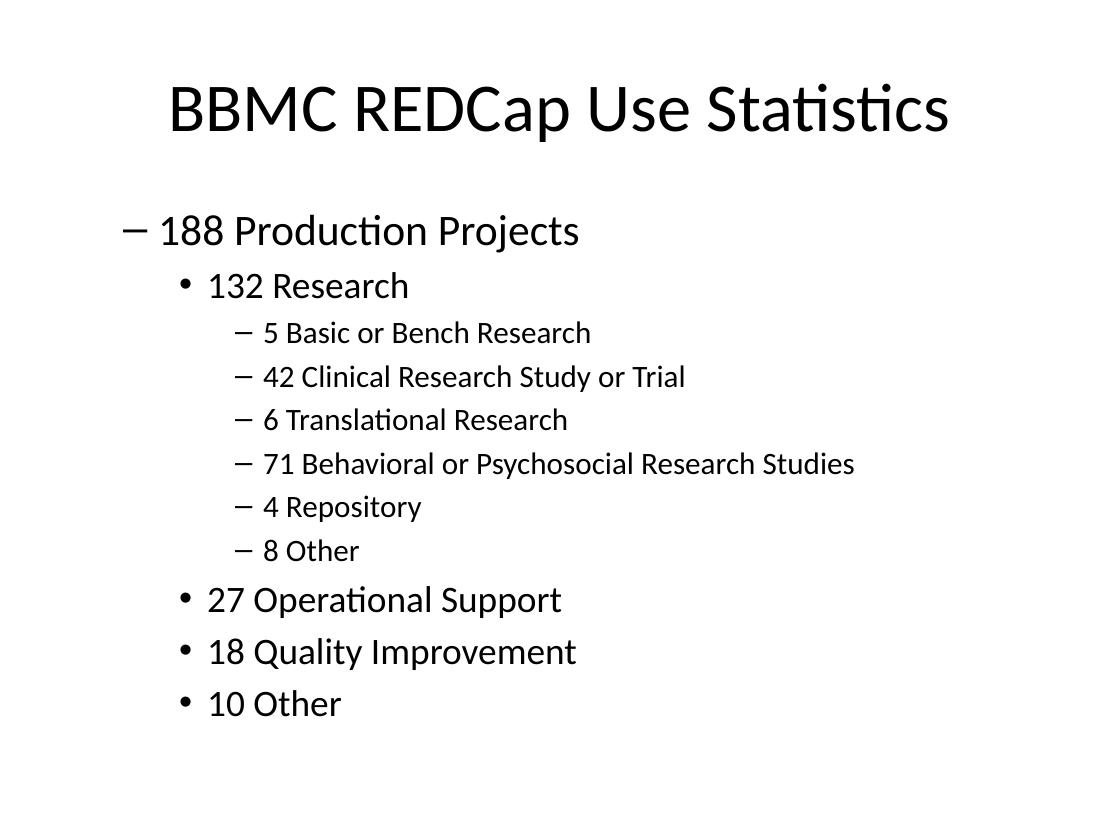
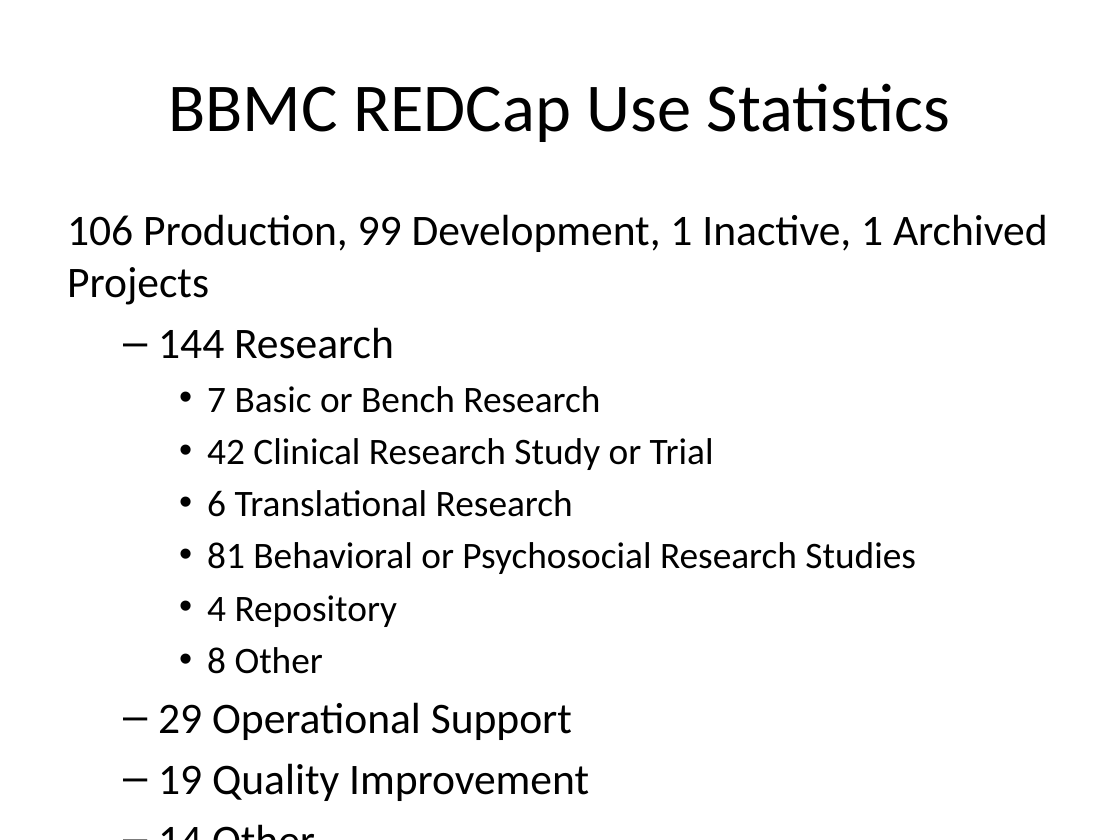
Before and after one commit to OuhscBbmc/RedcapGovernanceDocs, a slide deck: slide 7 of agendas/2016-04-redcap-governance-meeting.pptx (slide 2 before the commit). Drawn at 1120x840 pixels with LibreOffice and Linux fonts; fonts in the diff are those of the drawing. Boxes give left, top, right and bottom in pixels: in the first picture for what was removed or moved away, otherwise in the second. Text is boxed around its words. In the diff, an @@ line names an element or a change of style, - is before the commit and + after.

```diff
--- a/agendas/2016-04-redcap-governance-meeting.pptx
+++ b/agendas/2016-04-redcap-governance-meeting.pptx
@@ text at [67,214,1048,413]: text changed @@
-  – 188 Production Projects
-    • 132 Research
-      – 5 Basic or Bench Research
+  106 Production, 99 Development, 1 Inactive, 1 Archived Projects
+  – 144 Research
+    • 7 Basic or Bench Research
@@ text at [207,438,714,674]: size 20 to 24 pt in "42 Clinical Research Study or Trial", "6 Translational Research", "4 Repository", "8 Other"; bullet – to •; list level 4 to 3 in "42 Clinical Research Study or ..."; list level 4 to 3 in "6 Translational Research"; list level 4 to 3 in "4 Repository"; list level 4 to 3 in "8 Other" @@
@@ text at [207,542,916,574]: text changed; size 20 to 24 pt @@
-      – 71 Behavioral or Psychosocial Research Studies
+    • 81 Behavioral or Psychosocial Research Studies
@@ text at [158,702,589,801]: text changed; size 24 to 28 pt @@
-    • 27 Operational Support
-    • 18 Quality Improvement
-    • 10 Other
+  – 29 Operational Support
+  – 19 Quality Improvement
+  – 14 Other
```
Also in this commit, not shown: 7 other slides changed, 18 slides added, 8 slides removed.
